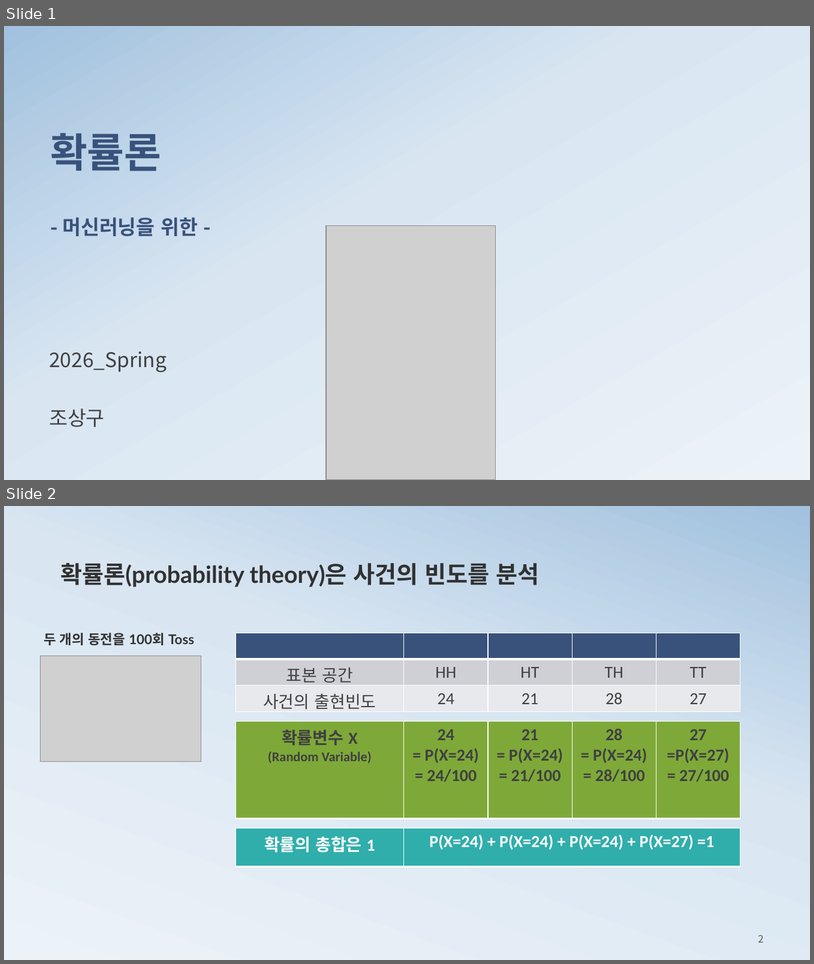
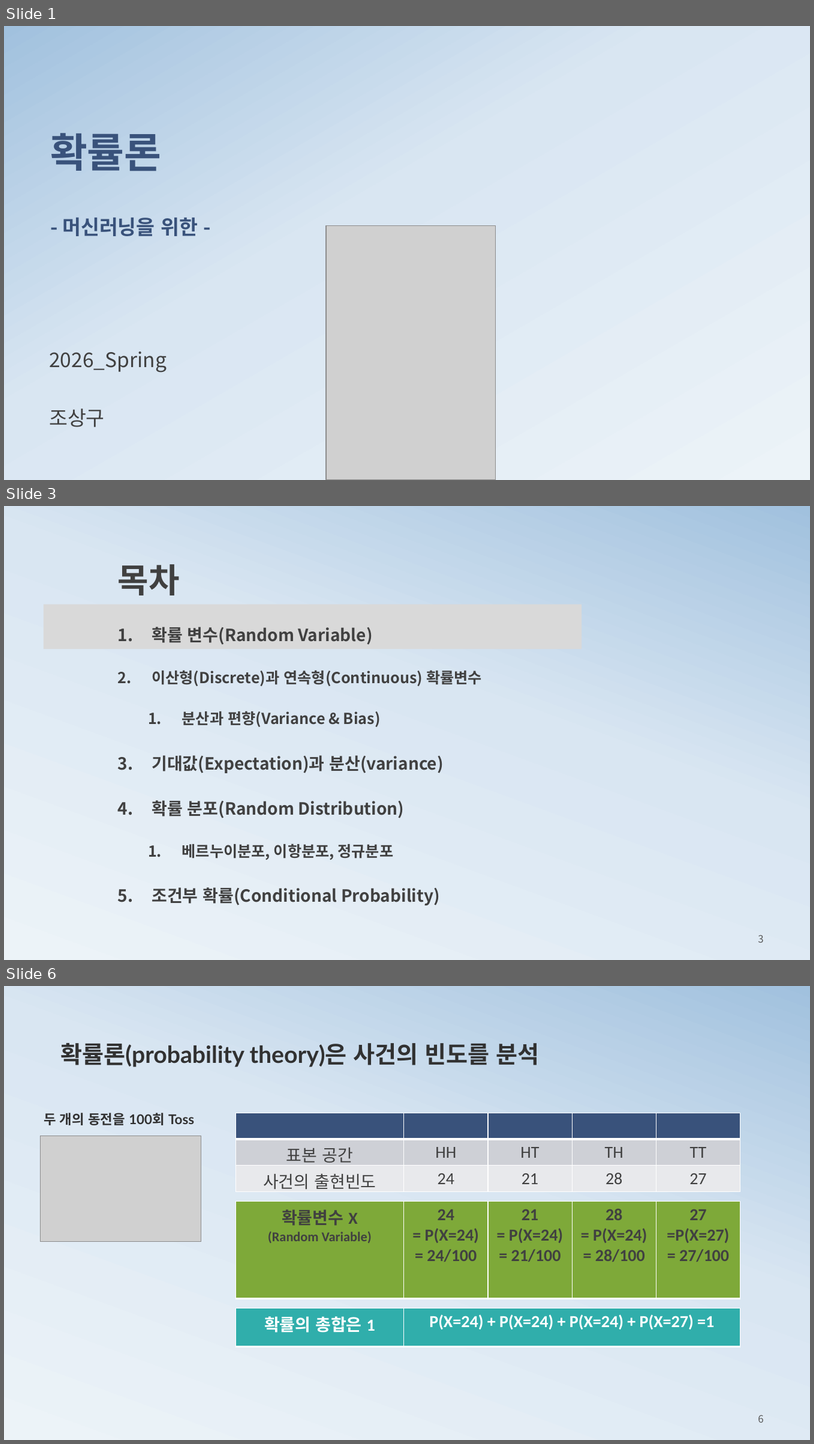
Before and after one commit to ancestor9/mathematics-for-machine-learning, a slide deck: 2_probability theory for machine learning.pptx. Shown one above the other, each under a label of ours: slides 1 and 2 before the commit, slides 1, 3 and 6 after it; the slides between them are not shown. The pictures are 814x964 and 814x1444 pixels, drawn with LibreOffice and Linux fonts; fonts in the diff are those of the drawing; grey boxes stand for pictures; background and template pictures are left out. Boxes give left, top, right and bottom in pixels: in the first picture for what was removed or moved away, otherwise in the second. Text is boxed around its words. In the diff, an @@ line names an element or a change of style, - is before the commit and + after.

```diff
--- a/2_probability theory for machine learning.pptx
+++ b/2_probability theory for machine learning.pptx
@@ slide 3 added at <box>4,506,810,960</box>, background gradient #ECF3F8 to #D9E6F2 to #A1C1DE @@
@@ text added at <box>118,564,482,906</box>, 20 pt, text #404040, bold @@
+목차
+1. 확률 변수(Random Variable)
+2. 이산형(Discrete)과 연속형(Continuous) 확률변수
+  1. 분산과 편향(Variance & Bias)
+3. 기대값(Expectation)과 분산(variance)
+4. 확률 분포(Random Distribution)
+  1. 베르누이분포, 이항분포, 정규분포
+5. 조건부 확률(Conditional Probability)
@@ rectangle added at <box>44,604,582,649</box>, fill #D9D9D9 @@
@@ page number added at <box>758,934,764,942</box>, 12 pt, text #595959 @@
+3
@@ what was slide 2 is now slide 6 @@
@@ page number at <box>758,1414,764,1422</box>: text changed @@
-2
+6
```
Also in this commit, not shown: 3 slides changed, 22 other slides added.
